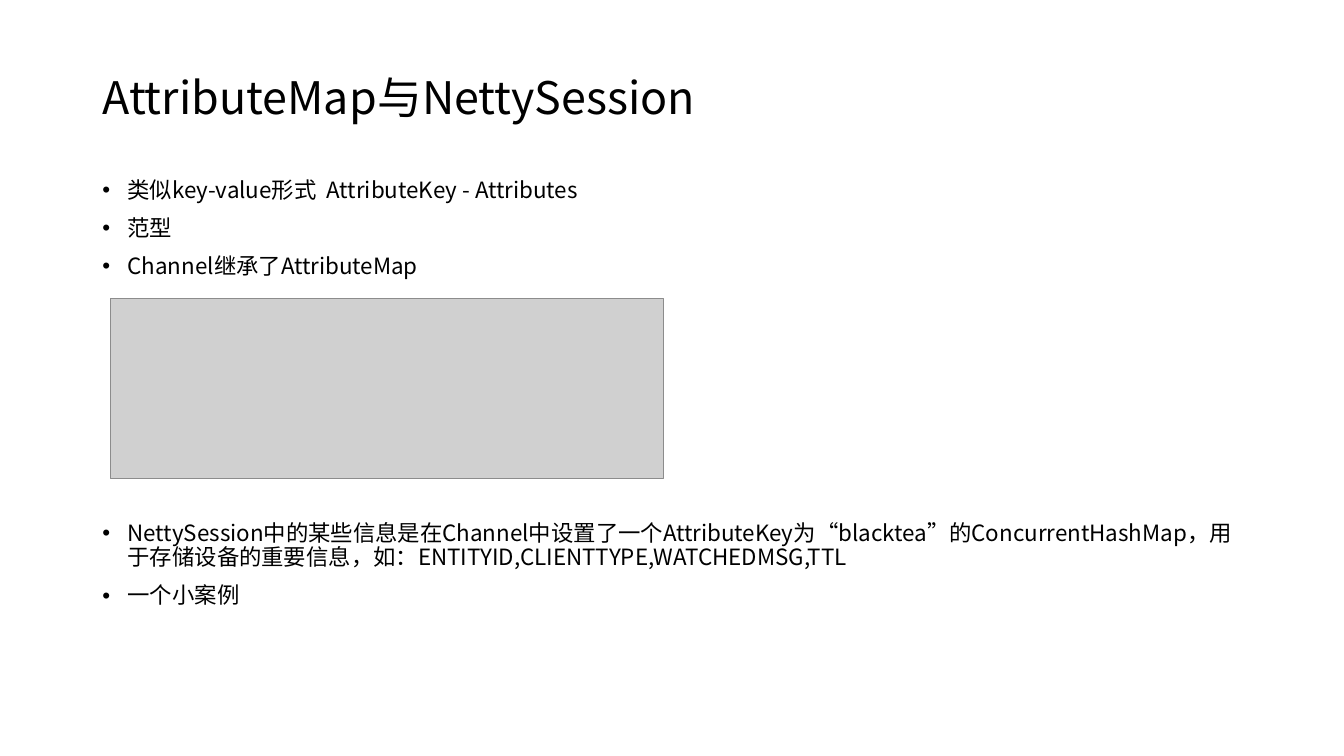
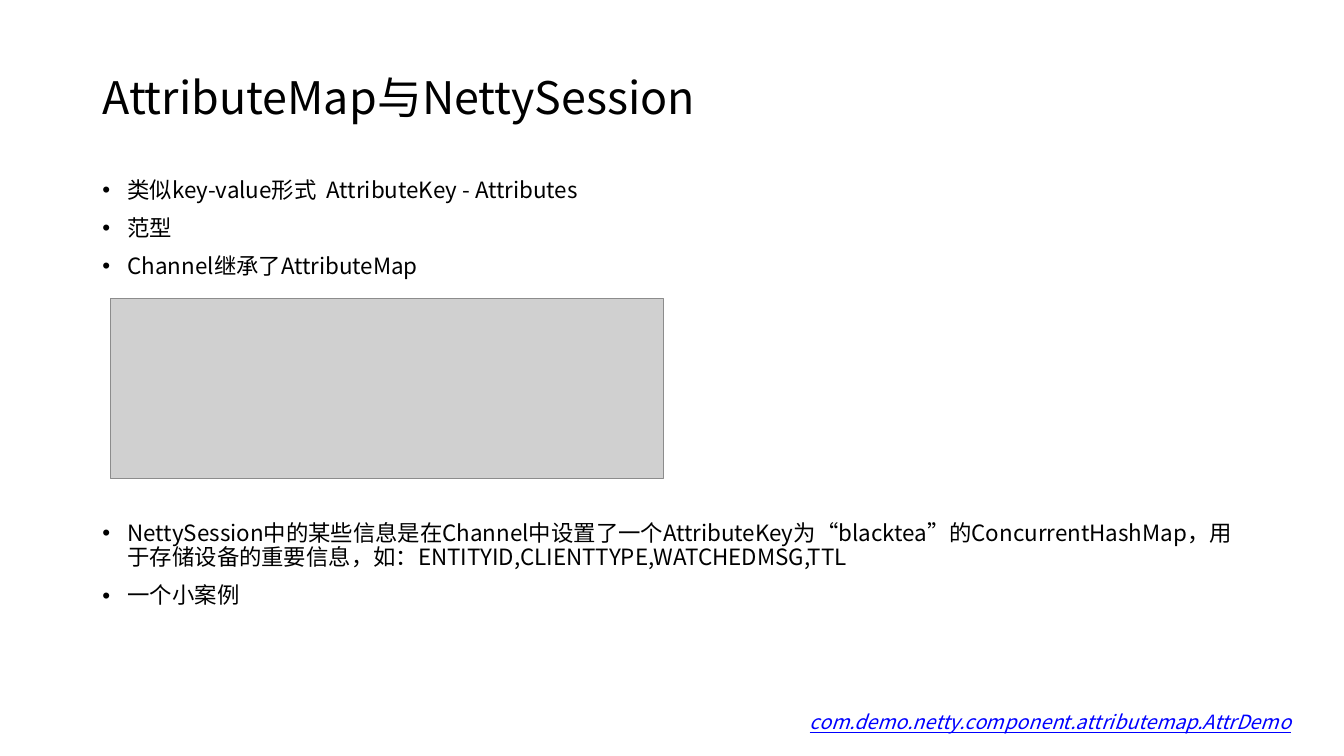
Before and after one commit to taomee517/netty-notes, a slide deck: slide 46 of Netty分享.pptx. Drawn at 1344x756 pixels with LibreOffice and Linux fonts; fonts in the diff are those of the drawing; grey boxes stand for pictures. Boxes give left, top, right and bottom in pixels: in the first picture for what was removed or moved away, otherwise in the second. Text is boxed around its words. In the diff, an @@ line names an element or a change of style, - is before the commit and + after.

```diff
--- a/Netty分享.pptx
+++ b/Netty分享.pptx
@@ text added at (x1=810, y1=713, x2=1291, y2=734), 14 pt, text #0000FF, italic, underline @@
+com.demo.netty.component.attributemap.AttrDemo
```
Also in this commit, not shown: 8 other slides changed, 2 slides added.
